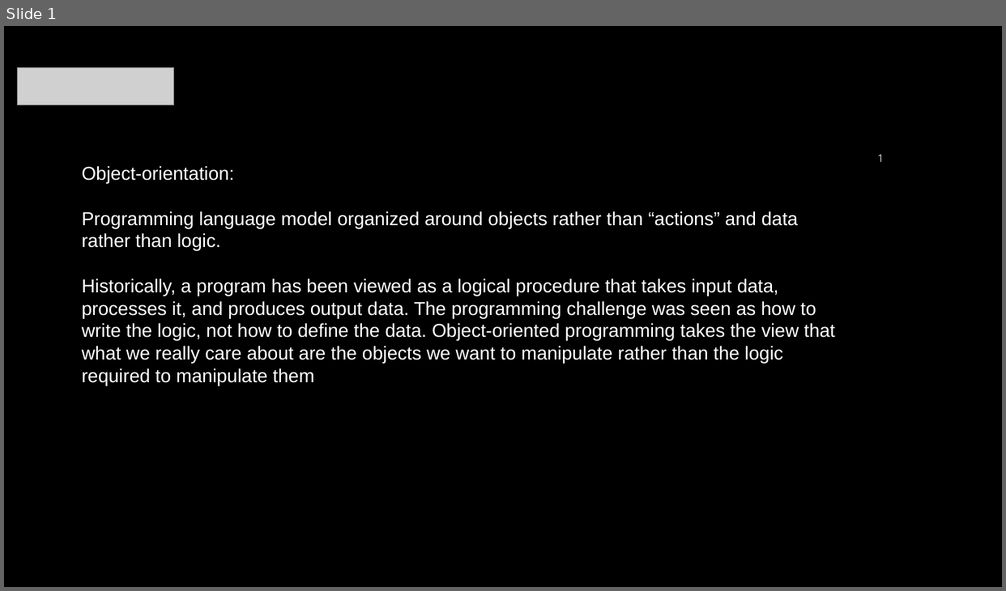
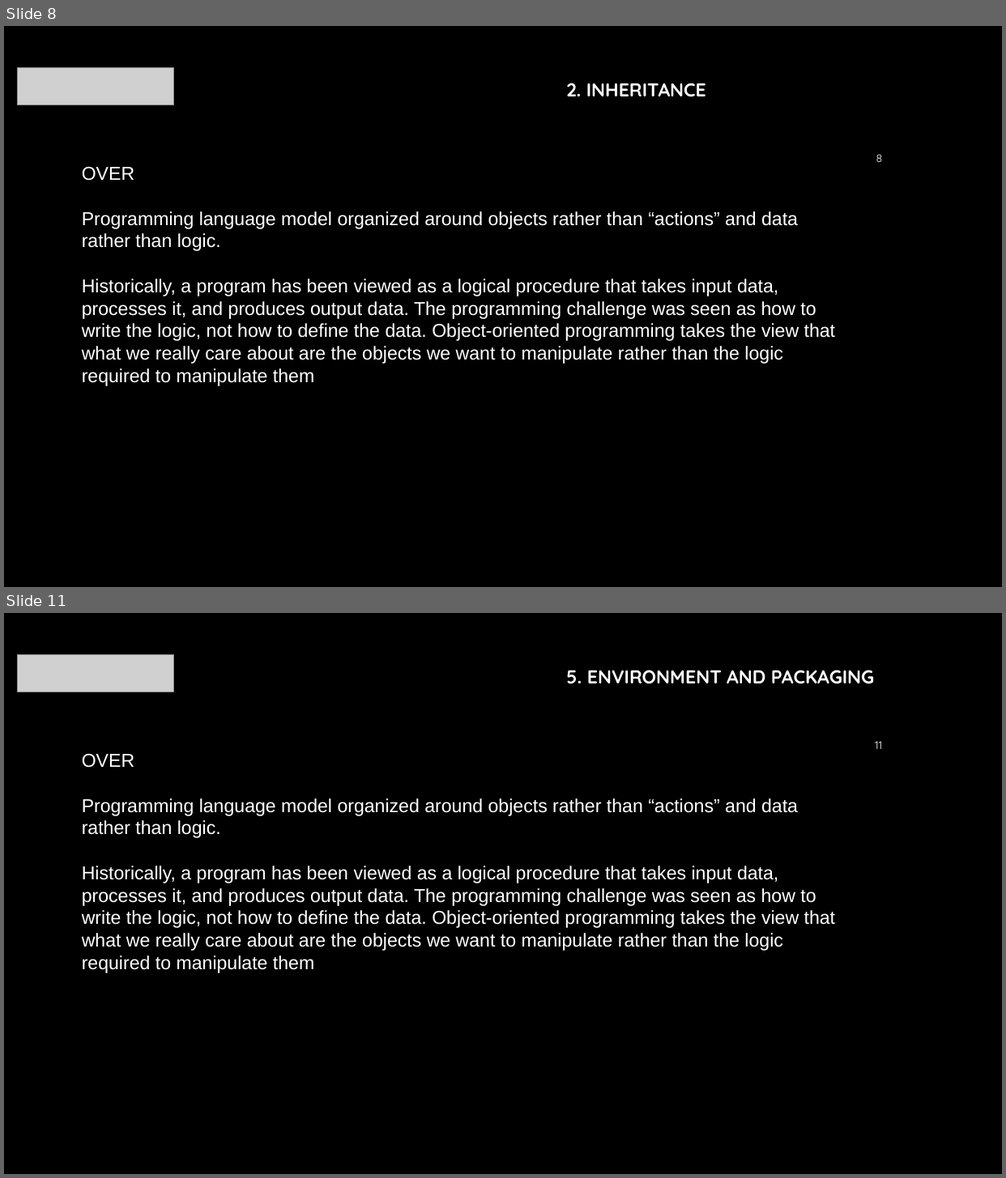
Before and after one commit to mraalten/javafundamentals, a slide deck: docs/training/Presentatie.pptx. Shown one above the other, each under a label of ours: slide 1 before the commit, slides 8 and 11 after it; the slides between them are not shown. The pictures are 1006x591 and 1006x1178 pixels, drawn with LibreOffice and Linux fonts; fonts in the diff are those of the drawing; grey boxes stand for pictures; background and template pictures are left out. Boxes give left, top, right and bottom in pixels: in the first picture for what was removed or moved away, otherwise in the second. Text is boxed around its words. In the diff, an @@ line names an element or a change of style, - is before the commit and + after.

```diff
--- a/docs/training/Presentatie.pptx
+++ b/docs/training/Presentatie.pptx
@@ slide 11 added at [4,613,1002,1174], background #000000 @@
@@ picture added at [18,655,174,692] @@
@@ text added at [566,670,874,684], 18 pt, text #FFFFFF, bold @@
+5. ENVIRONMENT AND PACKAGING
@@ text added at [82,754,835,973], 18 pt, text #FFFFFF @@
+OVER
+Programming language model organized around objects rather than “actions” and data rather than logic.
+Historically, a program has been viewed as a logical procedure that takes input data, processes it, and produces output data. The programming challenge was seen as how to write the logic, not how to define the data. Object-oriented programming takes the view that what we really care about are the objects we want to manipulate rather than the logic required to manipulate them
@@ page number added at [875,741,882,749], 10.5 pt, text #FFFFFF @@
+11
@@ what was slide 1 is now slide 8 @@
@@ slide 8 changed as well @@
@@ text added at [566,83,706,97], 18 pt, text #FFFFFF, bold @@
+2. INHERITANCE
@@ text at [82,167,134,181]: text changed @@
-Object-orientation:
+OVER
@@ page number at [876,154,883,162]: text changed @@
-1
+8
```
Also in this commit, not shown: 13 other slides added, 1 slide removed, 17 other files.
